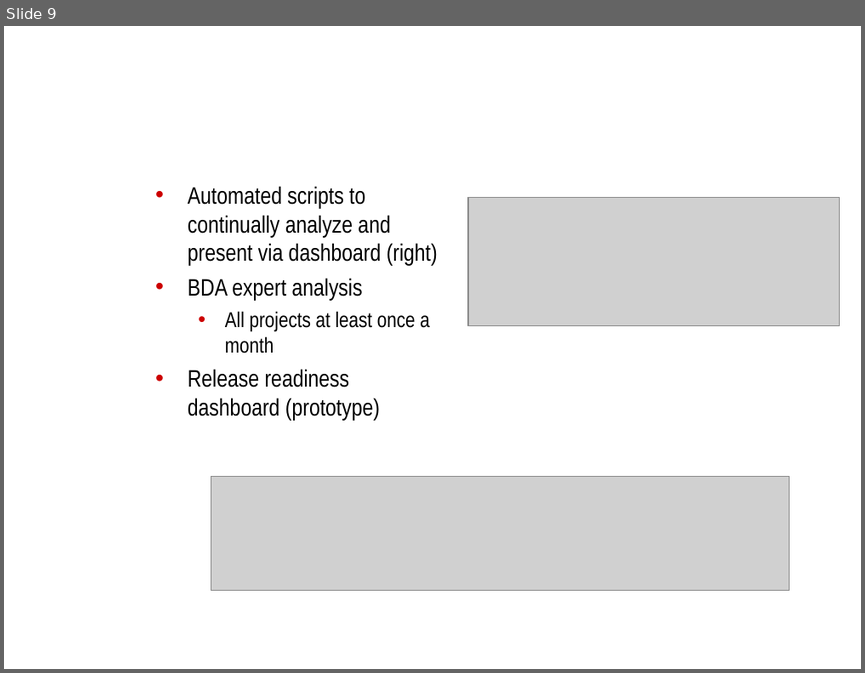
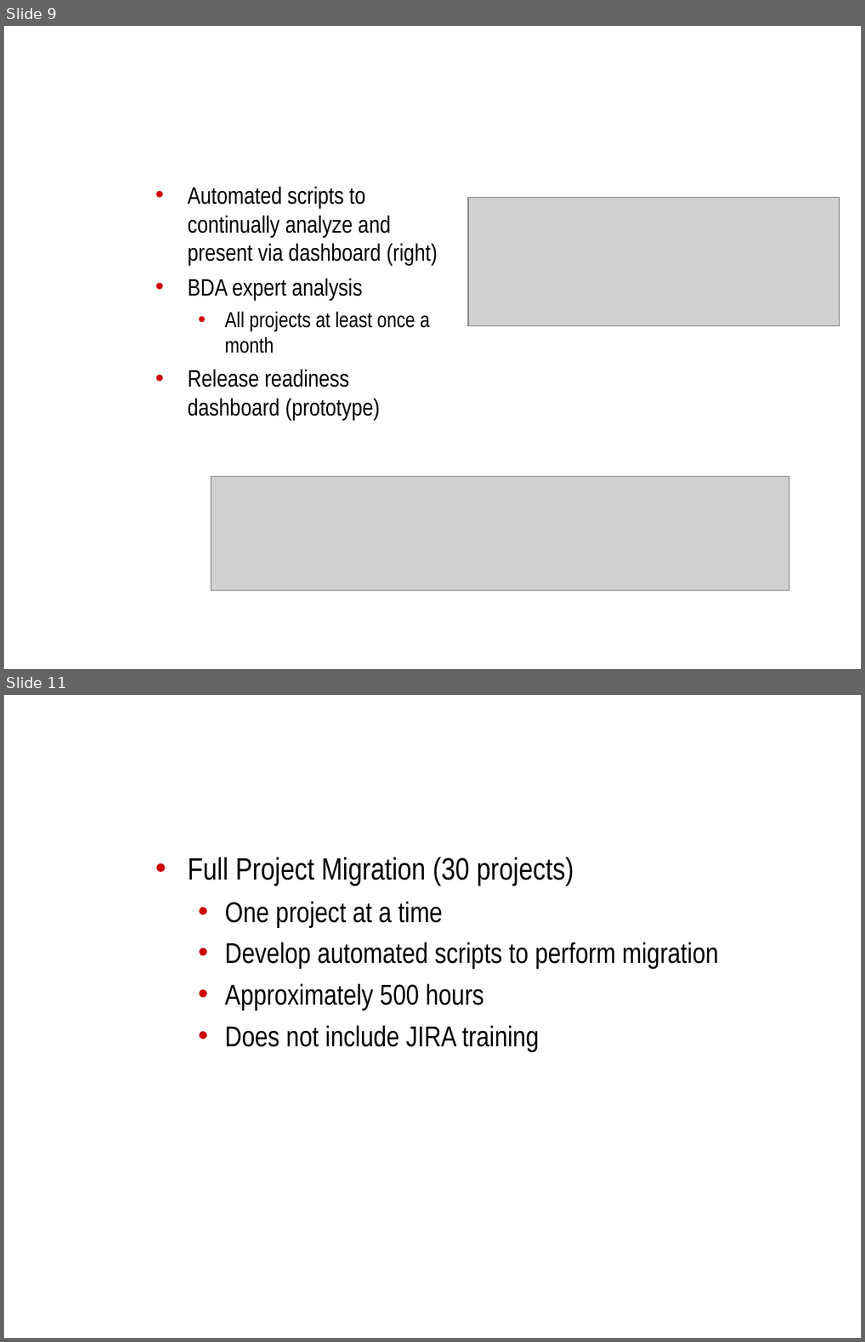
Before and after one commit to NCIP/automation, a slide deck: docs/roadmap/bda-roadmap.ppt. Shown one above the other, each under a label of ours: slide 9 before the commit, slides 9 and 11 after it; the slides between them are not shown. The pictures are 865x673 and 865x1342 pixels, drawn with LibreOffice and Linux fonts; fonts in the diff are those of the drawing; grey boxes stand for pictures; background and template pictures are left out. Boxes give left, top, right and bottom in pixels: in the first picture for what was removed or moved away, otherwise in the second. Text is boxed around its words. In the diff, an @@ line names an element or a change of style, - is before the commit and + after.

```diff
--- a/docs/roadmap/bda-roadmap.ppt
+++ b/docs/roadmap/bda-roadmap.ppt
@@ slide 11 added at bbox=[4, 695, 861, 1338], background picture (left out) @@
@@ title added at bbox=[147, 695, 826, 823], 32 pt, text #FFFFFF, bold @@
+GForge to JIRA migration
@@ text added at bbox=[188, 857, 718, 1051], 24 pt, text #000000 @@
+• Full Project Migration (30 projects)
+  • One project at a time
+  • Develop automated scripts to perform migration
+  • Approximately 500 hours
+  • Does not include JIRA training
```
Also in this commit, not shown: 1 slide changed, 1 other file.
